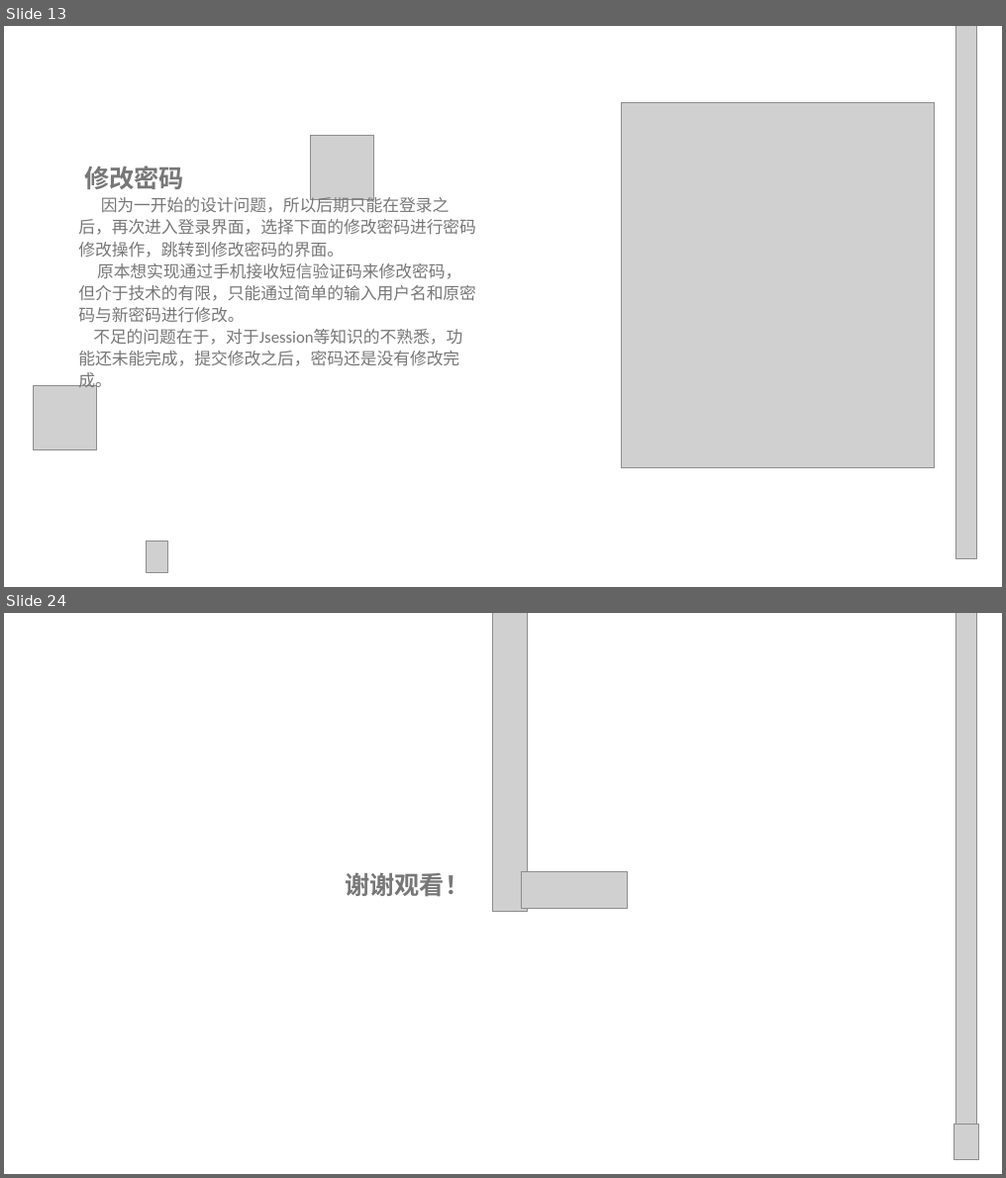
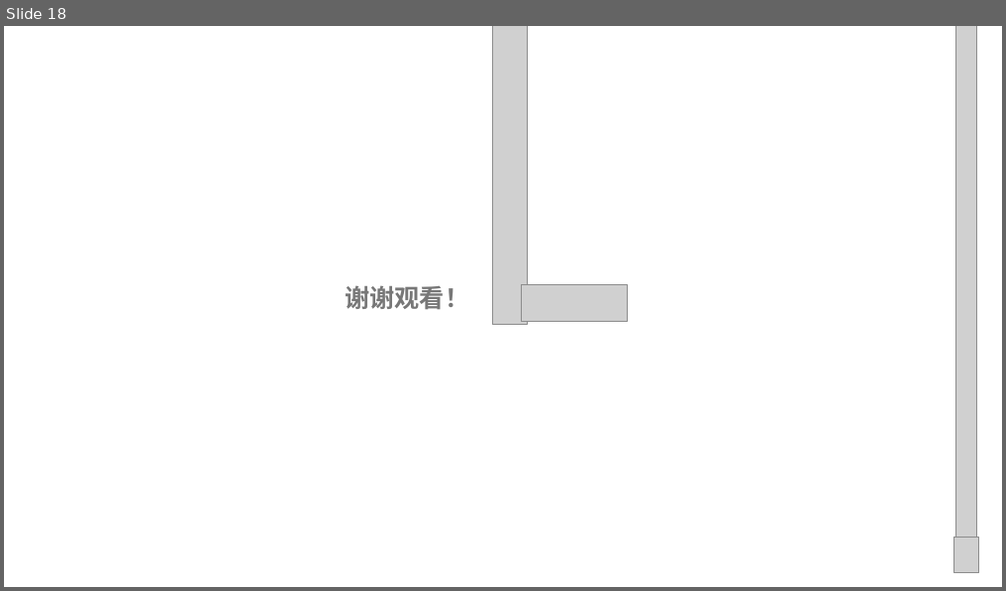
Before and after one commit to Interesting14/Library-management-system, a slide deck: 交付文档(上交到东软)/10.图书信息系统汇报答辩.pptx. Shown one above the other, each under a label of ours: slides 13 and 24 before the commit, slide 18 after it; the slides between them are not shown. The pictures are 1006x1178 and 1006x591 pixels, drawn with LibreOffice and Linux fonts; fonts in the diff are those of the drawing; grey boxes stand for pictures; background and template pictures are left out. Boxes give left, top, right and bottom in pixels: in the first picture for what was removed or moved away, otherwise in the second. Text is boxed around its words. In the diff, an @@ line names an element or a change of style, - is before the commit and + after.

```diff
--- a/交付文档(上交到东软)/10.图书信息系统汇报答辩.pptx
+++ b/交付文档(上交到东软)/10.图书信息系统汇报答辩.pptx
@@ slide 13 removed at bbox=[4, 26, 1002, 587], background picture (left out) @@
@@ picture removed at bbox=[955, 26, 976, 560] @@
@@ picture removed at bbox=[621, 102, 934, 469] @@
@@ picture removed at bbox=[311, 135, 374, 199] @@
@@ text removed at bbox=[78, 166, 476, 391] @@
-修改密码
-因为一开始的设计问题，所以后期只能在登录之后，再次进入登录界面，选择下面的修改密码进行密码修改操作，跳转到修改密码的界面。
-原本想实现通过手机接收短信验证码来修改密码，但介于技术的有限，只能通过简单的输入用户名和原密码与新密码进行修改。
-不足的问题在于，对于Jsession等知识的不熟悉，功能还未能完成，提交修改之后，密码还是没有修改完成。
@@ picture removed at bbox=[33, 386, 97, 451] @@
@@ picture removed at bbox=[146, 542, 168, 573] @@
@@ what was slide 24 is now slide 18 @@
```
Also in this commit, not shown: 5 slides changed, 12 slides added, 17 other slides removed.
